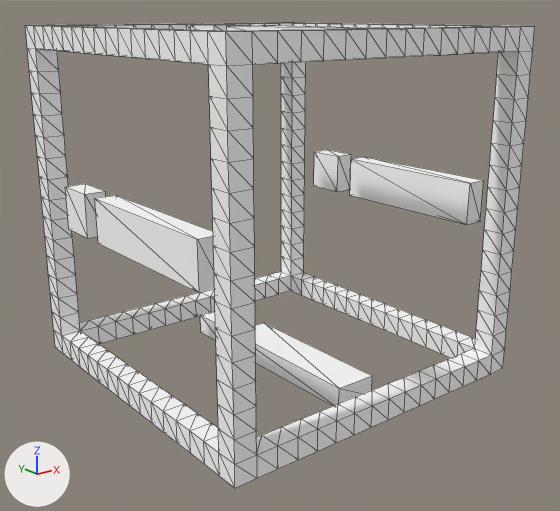
Before and after pictures for a commit that changed the OBJ model resources_src/MLBase/MV/ml_blockbase.obj.
Both versions are drawn from a 50 mm lens placed at (-14.0, -52.2, 16.6), pointed at (7.8, -24.8, 5.6). Lighting does not change. The marker at lower left points along +X, +Y and +Z. Mesh edges are drawn as thin lines. Where no turn or scale is listed for an object, it has been applied to the vertices. Vertices at the same position are counted once.

In view in the first picture: 'ml_blockbase'.
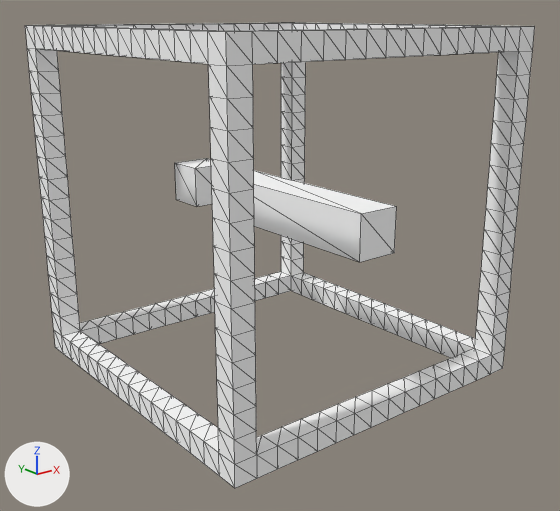
Changed parts and their boxes [x1, y1, x2, y2] in the pictures (560 x 511 px):
part 1 of me_ml_blockbase, added
    after: [175, 158, 212, 206]
part 2 of me_ml_blockbase, added
    after: [254, 170, 397, 262]
part 3 of me_ml_blockbase, deleted
    before: [65, 24, 484, 406]

Diff of the bpy script that builds the scene:
```diff
--- a/resources_src/MLBase/MV/ml_blockbase.obj.py
+++ b/resources_src/MLBase/MV/ml_blockbase.obj.py
@@ me_ml_blockbase @@
 # used by ob_ml_blockbase; location = (0.0, 0.0, 0.0)
-me_ml_blockbase.from_pydata(...)  # 752 vertices, 1488 faces; spans x 0.0..16.0, y -32.0..-16.0, z 0.0..16.0
+me_ml_blockbase.from_pydata(...)  # 704 vertices, 1416 faces; spans x 0.0..16.0, y -32.0..-16.0, z 0.0..16.0
+# me_ml_blockbase part 1: a new loose piece, a box spanning x 7.0..9.0, y -19.0..-17.0, z 7.0..9.0, in mat_palette (its picture is missing)
+# me_ml_blockbase part 2: a new loose piece, a box spanning x 7.0..9.0, y -31.0..-21.0, z 7.0..9.0, in mat_palette (its picture is missing)
+# me_ml_blockbase part 3: 8 loose pieces with 64 vertices, spanning x 0.0..16.0, y -30.0..-19.0, z 0.0..16.0, are deleted
 me_ml_blockbase.materials.append(mat_palette)
```
